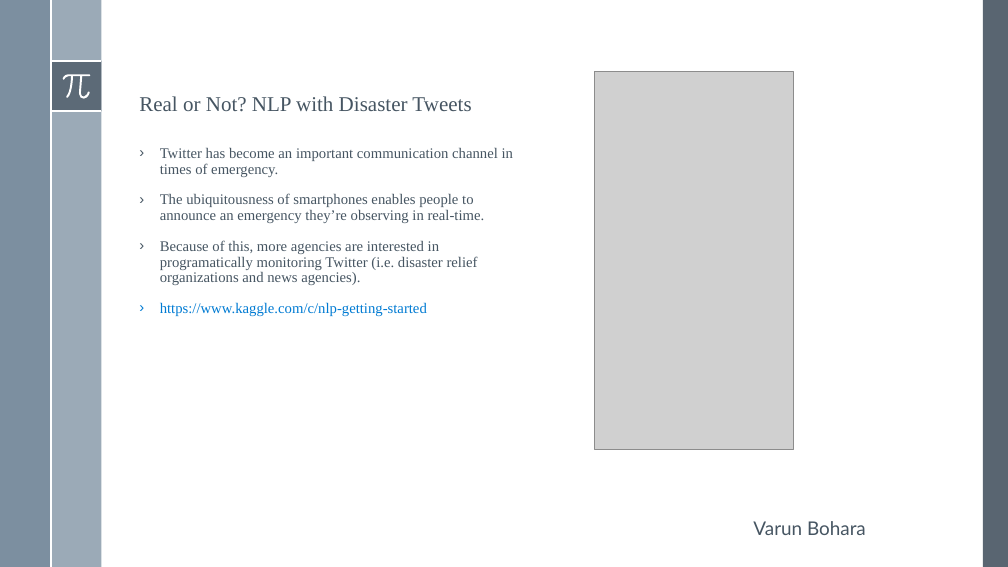
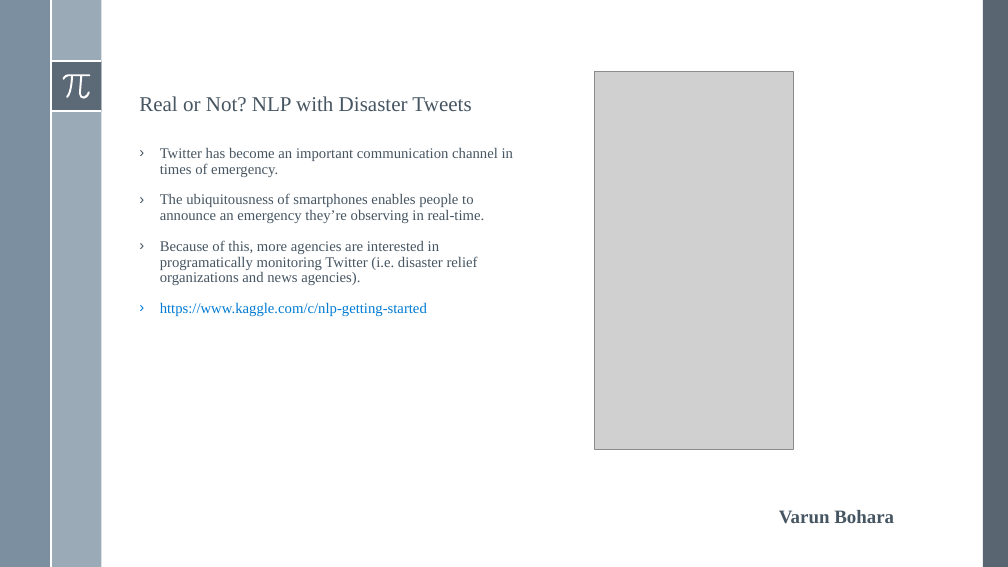
Before and after one commit to VarunBohara/Mini-Project-Documents, a slide deck: slide 3 of Ideas -- v3.0.pptx. Drawn at 1008x567 pixels with LibreOffice and Linux fonts; fonts in the diff are those of the drawing; grey boxes stand for pictures. Boxes give left, top, right and bottom in pixels: in the first picture for what was removed or moved away, otherwise in the second. Text is boxed around its words. In the diff, an @@ line names an element or a change of style, - is before the commit and + after.

```diff
--- a/Ideas -- v3.0.pptx
+++ b/Ideas -- v3.0.pptx
@@ text "Varun Bohara": place and size @@
-text "Varun Bohara" at [753, 521, 866, 535]
+text "Varun Bohara" at [779, 510, 894, 524]
@@ text "Varun Bohara" at [779, 510, 894, 524]: font Lato to Times New Roman, bold on @@
```
Also in this commit, not shown: 4 other slides changed.
